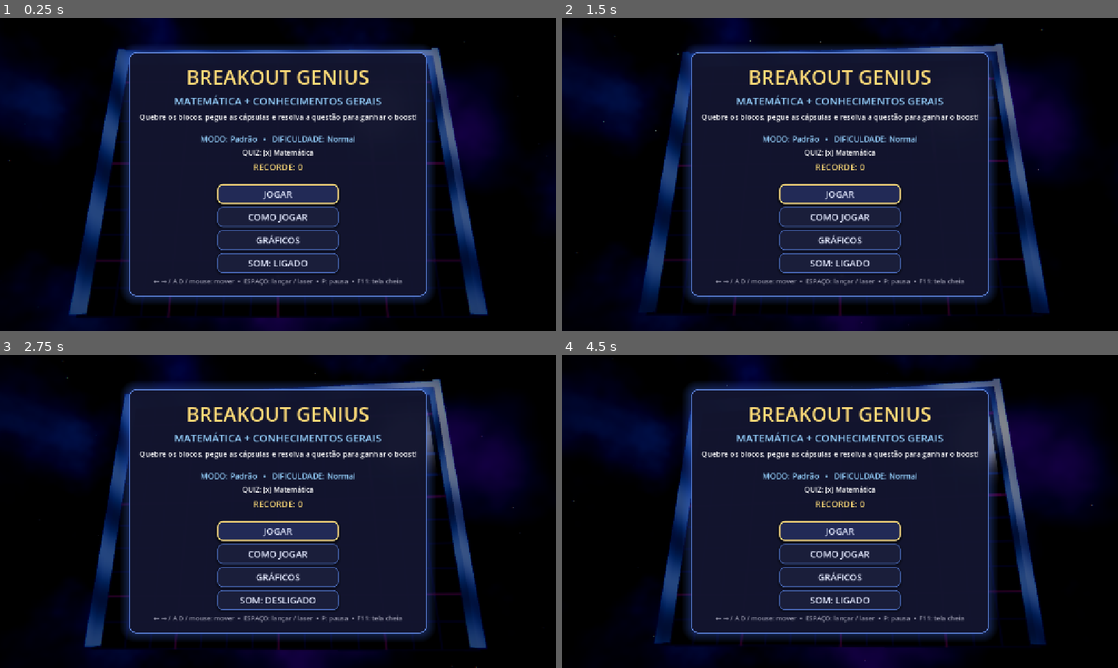
Above: before the commit, frames 1-4 (two rows, left to right).
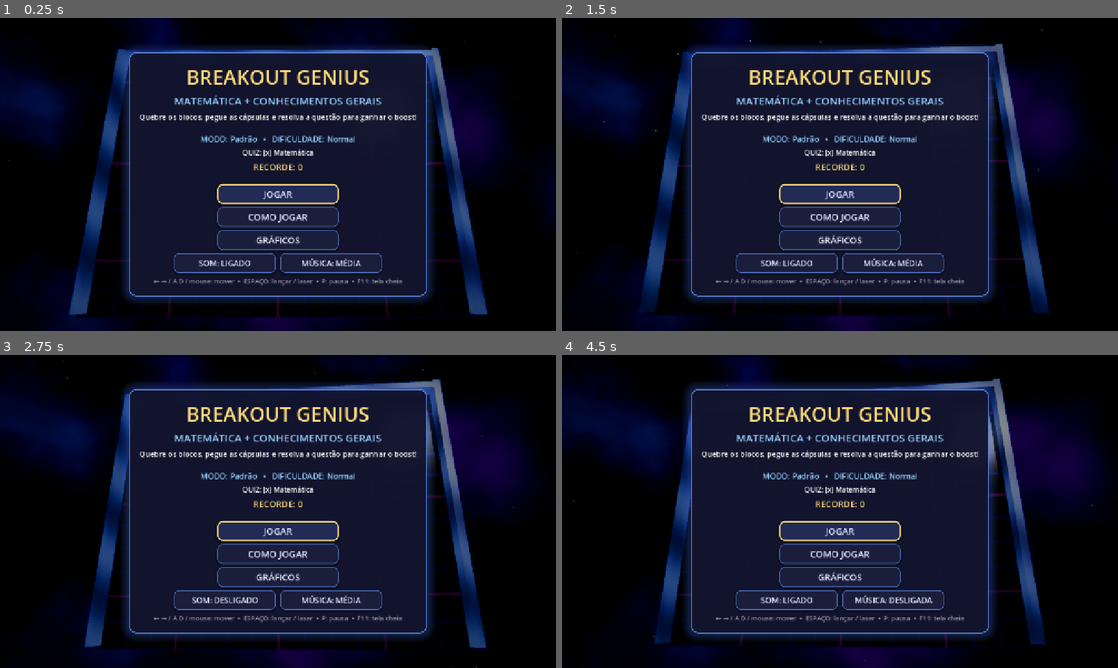
Above: after the commit, the same moments.

Repository: samuury/PIT---Breakout
Game: Godot game, scene res://Main.tscn
Two runs of this game, one before a commit and one after it. Both use one fixed random seed, a clock stepped at 60 frames per second and the inputs below.
Inputs (mouse positions are in pixels of both pictures, inside the frame that each line leads up to):
- Up to frame 1 (0.25 s): no input
- Up to frame 2 (1.5 s): click "GRÁFICOS" at 0.5 s; click "VOLTAR" at 1.25 s
- Up to frame 3 (2.75 s): click "SOM: LIGADO" at 2 s
- Up to frame 4 (4.5 s): click "SOM: DESLIGADO" at 2.75 s; click (895, 599) at 3.5 s, where only the run after the commit has a clickable "MÚSICA: MÉDIA"; click (895, 599) at 4.25 s, where only the run after the commit has a clickable "MÚSICA: ALTA"

The runs differ from the first frame. In frame 1, 0.6% of the frame differs, in the area x 31-69%, y 75-82%; in frame 2, 0.6%; in frame 3, 0.6%; in frame 4, 0.7%.

Commit message:
Adiciona trilha sonora dinâmica

Diff:
--- a/Main.gd
+++ b/Main.gd
@@ -30,6 +30,9 @@
 const QuizBankScript := preload("res://quiz_bank.gd")
 const LevelGenScript := preload("res://level_gen.gd")
 const GfxScript := preload("res://graphics.gd")
+const MusicScript := preload("res://music.gd")
+const MUSIC_LEVELS := [0.0, 0.35, 0.7, 1.0]
+const MUSIC_NAMES := ["DESLIGADA", "BAIXA", "MÉDIA", "ALTA"]
 const ROW_PTS := [7, 7, 5, 5, 3, 3, 1, 1]
 const MATERIAS := ["Matemática", "Geografia", "Ciências", "História", "Cultura"]
 var ROW_COLORS: Array[Color] = [
@@ -115,6 +118,10 @@
 var look_smooth := Vector3(0, -1.2, 0)
 var menu_buttons: Array = []
 var menu_refocus := -1
+var music
+var music_idx := 2
+var brick_total := 1
+var music_t := 0.0
 var bank
 var drop_cd := 0.0
 var stall_t := 0.0
@@ -163,6 +170,9 @@
 	gfx = GfxScript.new()
 	load_config()
 	setup_sfx()
+	music = MusicScript.new()
+	add_child(music)
+	music.volume = MUSIC_LEVELS[music_idx]
 	setup_env()
 	setup_world()
 	build_ui()
@@ -486,6 +496,10 @@
 	freeze = 0.0
 	cooldown_laser = 0.0
 	stall_t = 0.0
+	brick_total = 0
+	for br in bricks:
+		if br.tipo == "normal":
+			brick_total += 1
 	reset_ball()
 
 
@@ -976,6 +990,7 @@
 
 # ---------------------------------------------------------------- loop
 func set_state(s: String) -> void:
+	var prev := state
 	state = s
 	world.visible = s in ["JOGANDO", "QUIZ", "PAUSA", "NIVEL"]
 	menu_box.visible = s in ["MENU", "AJUDA", "GRAFICOS", "SELECAO_MODO", "SELECAO_DIFICULDADE", "SELECAO_QUIZ"]
@@ -993,6 +1008,8 @@
 	quiz_box.visible = s == "QUIZ"
 	if menu_box.visible:
 		call_deferred("rebuild_menu")
+	if music != null:
+		music_on_state(prev, s)
 
 
 func _process(delta: float) -> void:
@@ -1027,6 +1044,15 @@
 
 func update_game(delta: float) -> void:
 	drop_cd -= delta
+	music_t -= delta
+	if music_t <= 0.0:
+		music_t = 0.35
+		var left := 0
+		for br in bricks:
+			if br.tipo == "normal":
+				left += 1
+		var progress := 1.0 - float(left) / float(maxi(1, brick_total))
+		music.set_layers(not any_stuck(), progress >= 0.35 or level >= 4 or lives == 1)
 	if freeze <= 0.0 and not any_stuck():
 		stall_t += delta
 		if stall_t > STALL_LIMIT:
@@ -1115,7 +1141,7 @@
 		score += level_bonus
 		hi = maxi(hi, score)
 		save_hi()
-		level_timer = 2.5
+		level_timer = 4.0
 		sfx_play("nivel")
 		shockwave(Vector3(0, 0, 0.5), Color(1.0, 0.9, 0.4), 30.0)
 		floor_ripple(Vector2(0, 0), 2.0)
@@ -1358,7 +1384,8 @@
 			var jb := mbutton("JOGAR", func(): set_state("SELECAO_MODO"), 280.0)
 			mbutton("COMO JOGAR", func(): set_state("AJUDA"), 280.0)
 			mbutton("GRÁFICOS", func(): set_state("GRAFICOS"), 280.0)
-			mbutton("SOM: " + ("LIGADO" if sound_on else "DESLIGADO"), toggle_sound, 280.0)
+			mbutton_pair("SOM: " + ("LIGADO" if sound_on else "DESLIGADO"), toggle_sound,
+				"MÚSICA: " + MUSIC_NAMES[music_idx], cycle_music)
 			mlabel("← → / A D / mouse: mover  •  ESPAÇO: lançar / laser  •  P: pausa  •  F11: tela cheia", 15, grey)
 			jb.grab_focus()
 		"AJUDA":
@@ -1697,6 +1724,7 @@
 		if not ok.is_empty():
 			materias_sel = ok
 	sound_on = bool(cf.get_value("jogo", "som", true))
+	music_idx = clampi(int(cf.get_value("jogo", "musica", music_idx)), 0, MUSIC_LEVELS.size() - 1)
 	apply_sound()
 	gfx.quality = clampi(int(cf.get_value("gfx", "qualidade", gfx.quality)), 0, GfxScript.QUALITY_NAMES.size() - 1)
 	gfx.res_idx = clampi(int(cf.get_value("gfx", "resolucao", gfx.res_idx)), 0, GfxScript.RESOLUTIONS.size() - 1)
@@ -1711,6 +1739,7 @@
 	cf.set_value("jogo", "dificuldade", dificuldade)
 	cf.set_value("jogo", "materias", materias_sel)
 	cf.set_value("jogo", "som", sound_on)
+	cf.set_value("jogo", "musica", music_idx)
 	cf.set_value("gfx", "qualidade", gfx.quality)
 	cf.set_value("gfx", "resolucao", gfx.res_idx)
 	cf.set_value("gfx", "escala", gfx.scale_idx)
@@ -1943,3 +1972,63 @@
 	th.set_stylebox("background", "ProgressBar", pbg)
 	th.set_stylebox("fill", "ProgressBar", pfill)
 	return th
+
+
+
+# ---------------------------------------------------------------- trilha sonora
+func track_for_level() -> String:
+	return "jogo_%d" % ((level - 1) % 3 + 1)
+
+
+func music_on_state(prev: String, s: String) -> void:
+	match s:
+		"MENU", "AJUDA", "GRAFICOS", "SELECAO_MODO", "SELECAO_DIFICULDADE", "SELECAO_QUIZ":
+			music.duck(false)
+			if prev == "FIM":
+				music.stop_sting()
+			music.play_track("menu")
+		"JOGANDO":
+			if prev == "QUIZ":
+				music.resume_game()
+			elif prev == "PAUSA":
+				music.duck(false)
+			else:
+				if prev != "NIVEL":
+					music.stop_sting()
+				music.duck(false)
+				music.set_layers(false, false)
+				music.play_track(track_for_level())
+		"QUIZ":
+			music.pause_for_quiz()
+			music.play_track("quiz")
+		"PAUSA":
+			music.duck(true)
+		"NIVEL":
+			music.stop_all()
+			music.sting("vitoria")
+		"FIM":
+			music.stop_all()
+			music.sting("derrota")
+			music.play_after_sting("menu")
+
+
+func cycle_music() -> void:
+	music_idx = (music_idx + 1) % MUSIC_LEVELS.size()
+	music.set_volume(MUSIC_LEVELS[music_idx])
+	save_config()
+	call_deferred("rebuild_menu")
+
+
+func mbutton_pair(ta: String, ca: Callable, tb: String, cb: Callable) -> void:
+	var row := HBoxContainer.new()
+	row.alignment = BoxContainer.ALIGNMENT_CENTER
+	row.add_theme_constant_override("separation", 10)
+	menu_vb.add_child(row)
+	for spec in [[ta, ca], [tb, cb]]:
+		var b := Button.new()
+		b.text = spec[0]
+		b.custom_minimum_size = Vector2(235, 46)
+		b.add_theme_font_size_override("font_size", 18)
+		b.pressed.connect(spec[1])
+		row.add_child(b)
+		menu_buttons.append(b)
--- /dev/null
+++ b/music.gd
@@ -0,0 +1,187 @@
+extends Node
+# Trilha sonora dinâmica: faixas em camadas (stems) tocadas em sincronia, com fade suave.
+# Se os arquivos .ogg ainda não foram importados pelo Godot, simplesmente fica em silêncio.
+
+const DIR := "res://music/"
+const GAME_STEMS := ["base", "ritmo", "arp", "lead"]
+const FADE_RATE := 60.0   # dB por segundo (fade completo em ~1 s)
+const DUCK_DB := 14.0     # abaixa a música no pause
+
+var volume := 0.7                 # 0..1
+var current := ""                 # faixa que está tocando
+var group: Array = []             # AudioStreamPlayer da faixa atual
+var stash: Dictionary = {}        # faixa de jogo guardada enquanto o quiz está aberto
+var dying: Array = []             # players saindo (fade out)
+var duck_on := false
+var layer_on: Array = [true, false, true, false]   # base, ritmo, arp, lead
+var sting_player: AudioStreamPlayer
+var after_sting := ""
+
+
+func _ready() -> void:
+	sting_player = AudioStreamPlayer.new()
+	sting_player.finished.connect(_on_sting_finished)
+	add_child(sting_player)
+
+
+func available(track: String) -> bool:
+	for p in stems_of(track):
+		if not ResourceLoader.exists(p):
+			return false
+	return true
+
+
+func stems_of(track: String) -> Array:
+	var paths: Array = []
+	if track.begins_with("jogo_"):
+		for st in GAME_STEMS:
+			paths.append("%s%s_%s.ogg" % [DIR, track, st])
+	else:
+		paths.append("%s%s.ogg" % [DIR, track])
+	return paths
+
+
+func load_stream(path: String, loop: bool) -> AudioStream:
+	if not ResourceLoader.exists(path):
+		return null
+	var s = load(path)
+	if s is AudioStreamOggVorbis:
+		s.loop = loop
+	return s
+
+
+func play_track(track: String) -> void:
+	if track == current and not group.is_empty():
+		return
+	after_sting = ""
+	retire(group)
+	group = []
+	current = track
+	var paths := stems_of(track)
+	for i in paths.size():
+		var s := load_stream(paths[i], true)
+		if s == null:
+			continue
+		var p := AudioStreamPlayer.new()
+		p.stream = s
+		p.volume_db = -60.0
+		p.set_meta("stem", i if track.begins_with("jogo_") else -1)
+		p.set_meta("trim", -2.0 if track == "quiz" else 0.0)
+		add_child(p)
+		group.append(p)
+	for p in group:
+		p.play()   # todas começam no mesmo quadro: ficam sincronizadas
+
+
+func retire(players: Array) -> void:
+	for p in players:
+		if is_instance_valid(p):
+			dying.append(p)
+
+
+func set_layers(ritmo: bool, lead: bool) -> void:
+	layer_on[1] = ritmo
+	layer_on[3] = lead
+
+
+func set_volume(v: float) -> void:
+	volume = clampf(v, 0.0, 1.0)
+
+
+func duck(on: bool) -> void:
+	duck_on = on
+
+
+func pause_for_quiz() -> void:
+	if current.begins_with("jogo_") and not group.is_empty():
+		stash = {"track": current, "group": group}
+		for p in group:
+			p.set_meta("pausing", true)
+	else:
+		stash = {}
+	group = []
+	current = ""
+
+
+func resume_game() -> void:
+	retire(group)
+	group = []
+	current = ""
+	if not stash.is_empty():
+		group = stash.group
+		current = stash.track
+		for p in group:
+			p.set_meta("pausing", false)
+			p.stream_paused = false
+		stash = {}
+
+
+func stop_all() -> void:
+	retire(group)
+	if not stash.is_empty():
+		retire(stash.group)
+		stash = {}
+	group = []
+	current = ""
+
+
+func sting(nome: String) -> void:
+	var s := load_stream("%s%s.ogg" % [DIR, nome], false)
+	if s == null:
+		return
+	sting_player.stream = s
+	sting_player.volume_db = _base_db() + 3.0
+	sting_player.play()
+
+
+func stop_sting() -> void:
+	sting_player.stop()
+	after_sting = ""
+
+
+func play_after_sting(track: String) -> void:
+	if sting_player.playing:
+		after_sting = track
+	else:
+		play_track(track)
+
+
+func _on_sting_finished() -> void:
+	if after_sting != "":
+		var t := after_sting
+		after_sting = ""
+		play_track(t)
+
+
+func _base_db() -> float:
+	return linear_to_db(volume) if volume > 0.0 else -80.0
+
+
+func target_db(p: AudioStreamPlayer) -> float:
+	var stem: int = p.get_meta("stem", -1)
+	if stem >= 0 and not bool(layer_on[stem]):
+		return -60.0
+	var db := _base_db()
+	if duck_on:
+		db -= DUCK_DB
+	return db + float(p.get_meta("trim", 0.0))
+
+
+func _process(delta: float) -> void:
+	var step := FADE_RATE * delta
+	for p in group:
+		p.volume_db = move_toward(p.volume_db, target_db(p), step)
+	for p in dying.duplicate():
+		p.volume_db = move_toward(p.volume_db, -60.0, step)
+		if p.volume_db <= -59.0:
+			dying.erase(p)
+			p.queue_free()
+	if not stash.is_empty():
+		for p in stash.group:
+			if bool(p.get_meta("pausing", false)):
+				p.volume_db = move_toward(p.volume_db, -60.0, step)
+				if p.volume_db <= -59.0:
+					p.stream_paused = true
+					p.set_meta("pausing", false)
+	if sting_player.playing:
+		sting_player.volume_db = _base_db() + 3.0
--- a/tests/test_headless.gd
+++ b/tests/test_headless.gd
@@ -168,6 +168,68 @@
 	m.update_hud(0.016)
 	check(not m.pills.has("LASER"), "indicador some quando o boost acaba")
 	m.lives = 3
+	print("== trilha sonora")
+	if not m.music.available("jogo_1") or not m.music.available("menu"):
+		print("  (músicas ainda não importadas pelo Godot: rode `godot --headless --import` uma vez; pulando)")
+	else:
+		m.start_game()
+		check(m.music.current == "jogo_1" and m.music.group.size() == 4, "início do jogo toca jogo_1 com 4 camadas")
+		check(m.music.layer_on[0] and m.music.layer_on[2] and not m.music.layer_on[1], "bola presa: só base e arpejo (sem bateria)")
+		m.launch()
+		m.music_t = 0.0
+		m.update_game(0.016)
+		check(m.music.layer_on[1], "bola lançada: entra a bateria")
+		m.open_quiz("MULTI")
+		check(m.music.current == "quiz" and not m.music.stash.is_empty(), "quiz troca para a música de tensão e guarda a do jogo")
+		m.answer(m.quiz.correct)
+		m.quiz_fb = 0.5
+		m.close_quiz()
+		check(m.music.current == "jogo_1" and m.music.stash.is_empty() and m.music.group.size() == 4, "após o quiz a música do jogo retoma")
+		var tocando := true
+		for pl in m.music.group:
+			if pl.stream_paused: tocando = false
+		check(tocando, "camadas retomadas sem ficar pausadas")
+		m.set_state("PAUSA")
+		check(m.music.duck_on, "pausa abaixa a música")
+		m.set_state("JOGANDO")
+		check(not m.music.duck_on, "sair da pausa restaura o volume")
+		m.set_state("NIVEL")
+		check(m.music.current == "" and m.music.sting_player.playing, "fim de fase para a faixa e toca a vinheta de vitória")
+		m.level = 2
+		m.set_state("JOGANDO")
+		check(m.music.current == "jogo_2", "fase 2 usa outra faixa (jogo_2)")
+		m.level = 4
+		check(m.track_for_level() == "jogo_1", "as faixas se repetem em ciclo de 3")
+		m.level = 1
+		m.set_state("FIM")
+		check(m.music.sting_player.playing and m.music.after_sting == "menu", "game over toca a vinheta e depois volta ao menu")
+		m.set_state("MENU")
+		check(m.music.current == "menu", "menu toca o tema do menu")
+	m.music_idx = 1; m.music.set_volume(0.35); m.save_config()
+	var m4 = load("res://Main.gd").new()
+	m4.save_path = "user://teste_recorde.txt"
+	m4.config_path = "user://teste_config.cfg"
+	root.add_child(m4)
+	await process_frame
+	await process_frame
+	check(m4.music_idx == 1 and is_equal_approx(m4.music.volume, 0.35), "volume da música restaurado ao reabrir")
+	m4.queue_free()
+	m.music_idx = 2; m.music.set_volume(0.7)
+	if m.music.available("jogo_1"):
+		print("== fades da música (tempo real)")
+		m.start_game()
+		await create_timer(1.6).timeout
+		var base_p = m.music.group[0]
+		var ritmo_p = m.music.group[1]
+		var alvo_db := linear_to_db(0.7)
+		check(absf(base_p.volume_db - alvo_db) < 1.0 and ritmo_p.volume_db < -50.0, "fade-in: base audível (%.1f dB) e bateria ainda muda (%.1f dB)" % [base_p.volume_db, ritmo_p.volume_db])
+		m.launch()
+		await create_timer(1.8).timeout
+		check(absf(ritmo_p.volume_db - alvo_db) < 1.0, "bateria entra com fade depois do lançamento (%.1f dB)" % ritmo_p.volume_db)
+		m.set_state("PAUSA")
+		await create_timer(1.0).timeout
+		check(base_p.volume_db < alvo_db - 10.0, "pausa abaixa o volume com fade (%.1f dB)" % base_p.volume_db)
+		m.set_state("JOGANDO")
 	print("== partida completa + game over")
 	m.modo_jogo = "random"; m.dificuldade = "dificil"; m.materias_sel = todas
 	m.start_game(); m.launch()
Not shown, changed: export_presets.cfg
Not shown, added: music.gd.uid
Not shown, added: music/derrota.ogg.import
Not shown, added: music/jogo_1_arp.ogg.import
Not shown, added: music/jogo_1_base.ogg.import
Not shown, added: music/jogo_1_lead.ogg.import
Not shown, added: music/jogo_1_ritmo.ogg.import
Not shown, added: music/jogo_2_arp.ogg.import
Not shown, added: music/jogo_2_base.ogg.import
Not shown, added: music/jogo_2_lead.ogg.import
Not shown, added: music/jogo_2_ritmo.ogg.import
Not shown, added: music/jogo_3_arp.ogg.import
(and 24 more such lines)
